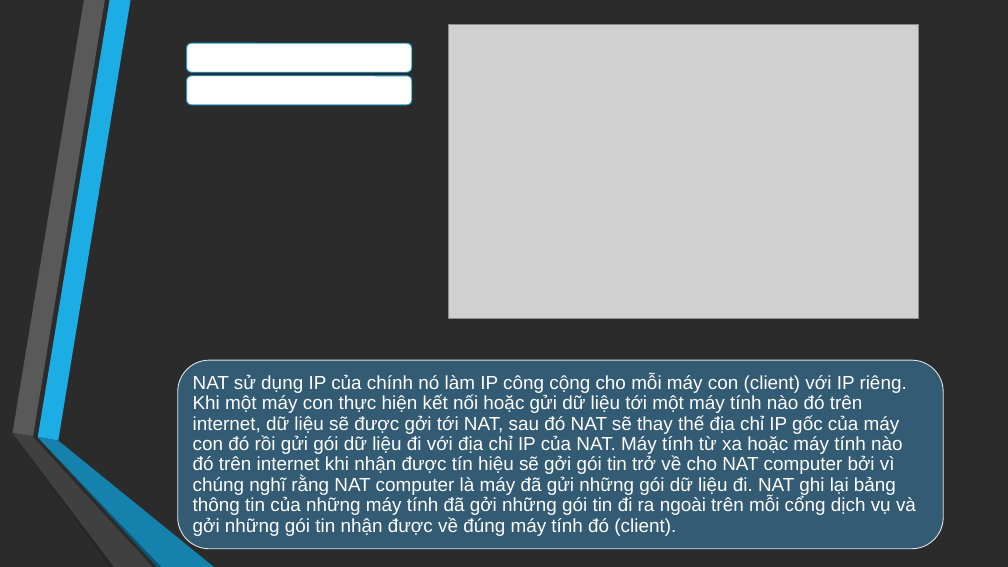
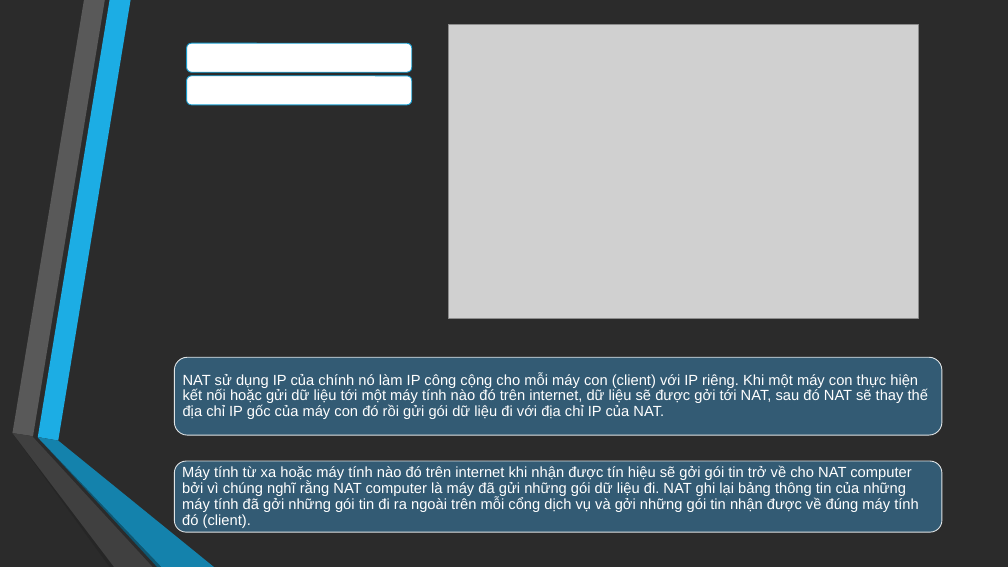
Before and after one commit to ducthangwru/MeReal, a slide deck: slide 9 of report/Slide_DoAnTotNghiep.pptx (slide 8 before the commit). Drawn at 1008x567 pixels with LibreOffice and Linux fonts; fonts in the diff are those of the drawing; grey boxes stand for pictures; background and template pictures are left out; a plain dark background stands for a picture behind light text. Boxes give left, top, right and bottom in pixels: in the first picture for what was removed or moved away, otherwise in the second. Text is boxed around its words. In the diff, an @@ line names an element or a change of style, - is before the commit and + after.

Commit message:
update slide

```diff
--- a/report/Slide_DoAnTotNghiep.pptx
+++ b/report/Slide_DoAnTotNghiep.pptx
@@ rounded rectangle added at [175, 358, 942, 436], fill #335B74, outline #DFE3E5 0.85 pt @@
@@ text added at [183, 373, 928, 419], 14 pt, text #FFFFFF @@
+NAT sử dụng IP của chính nó làm IP công cộng cho mỗi máy con (client) với IP riêng. Khi một máy con thực hiện kết nối hoặc gửi dữ liệu tới một máy tính nào đó trên internet, dữ liệu sẽ được gởi tới NAT, sau đó NAT sẽ thay thế địa chỉ IP gốc của máy con đó rồi gửi gói dữ liệu đi với địa chỉ IP của NAT.
@@ rounded rectangle: place and size @@
-rounded rectangle at [178, 360, 944, 549]
+rounded rectangle at [175, 461, 942, 532]
@@ text at [182, 465, 919, 528]: text changed; size 18 to 14 pt @@
-NAT sử dụng IP của chính nó làm IP công cộng cho mỗi máy con (client) với IP riêng. Khi một máy con thực hiện kết nối hoặc gửi dữ liệu tới một máy tính nào đó trên internet, dữ liệu sẽ được gởi tới NAT, sau đó NAT sẽ thay thế địa chỉ IP gốc của máy con đó rồi gửi gói dữ liệu đi với địa chỉ IP của NAT. Máy tính từ xa hoặc máy tính nào đó trên internet khi nhận được tín hiệu sẽ gởi gói tin trở về cho NAT computer bởi vì chúng nghĩ rằng NAT computer là máy đã gửi những gói dữ liệu đi. NAT ghi lại bảng thông tin của những máy tính đã gởi những gói tin đi ra ngoài trên mỗi cổng dịch vụ và gởi những gói tin nhận được về đúng máy tính đó (client).
+Máy tính từ xa hoặc máy tính nào đó trên internet khi nhận được tín hiệu sẽ gởi gói tin trở về cho NAT computer bởi vì chúng nghĩ rằng NAT computer là máy đã gửi những gói dữ liệu đi. NAT ghi lại bảng thông tin của những máy tính đã gởi những gói tin đi ra ngoài trên mỗi cổng dịch vụ và gởi những gói tin nhận được về đúng máy tính đó (client).
```
Also in this commit, not shown: 10 other slides changed, 1 slide added, 3 slides removed.
